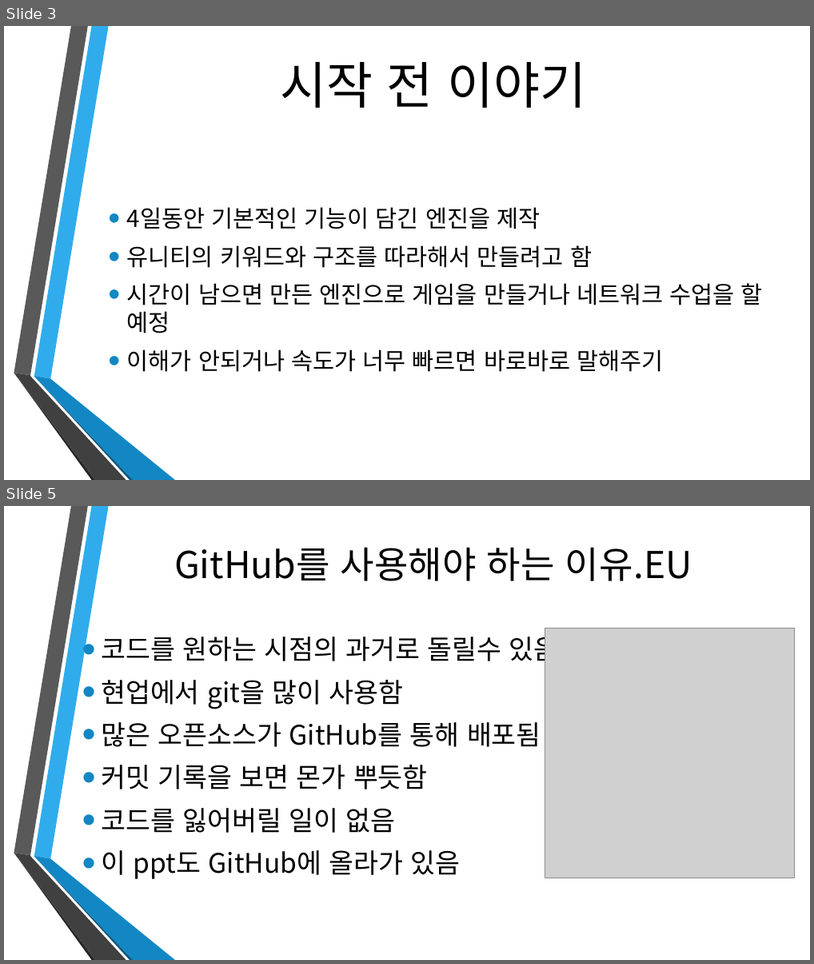
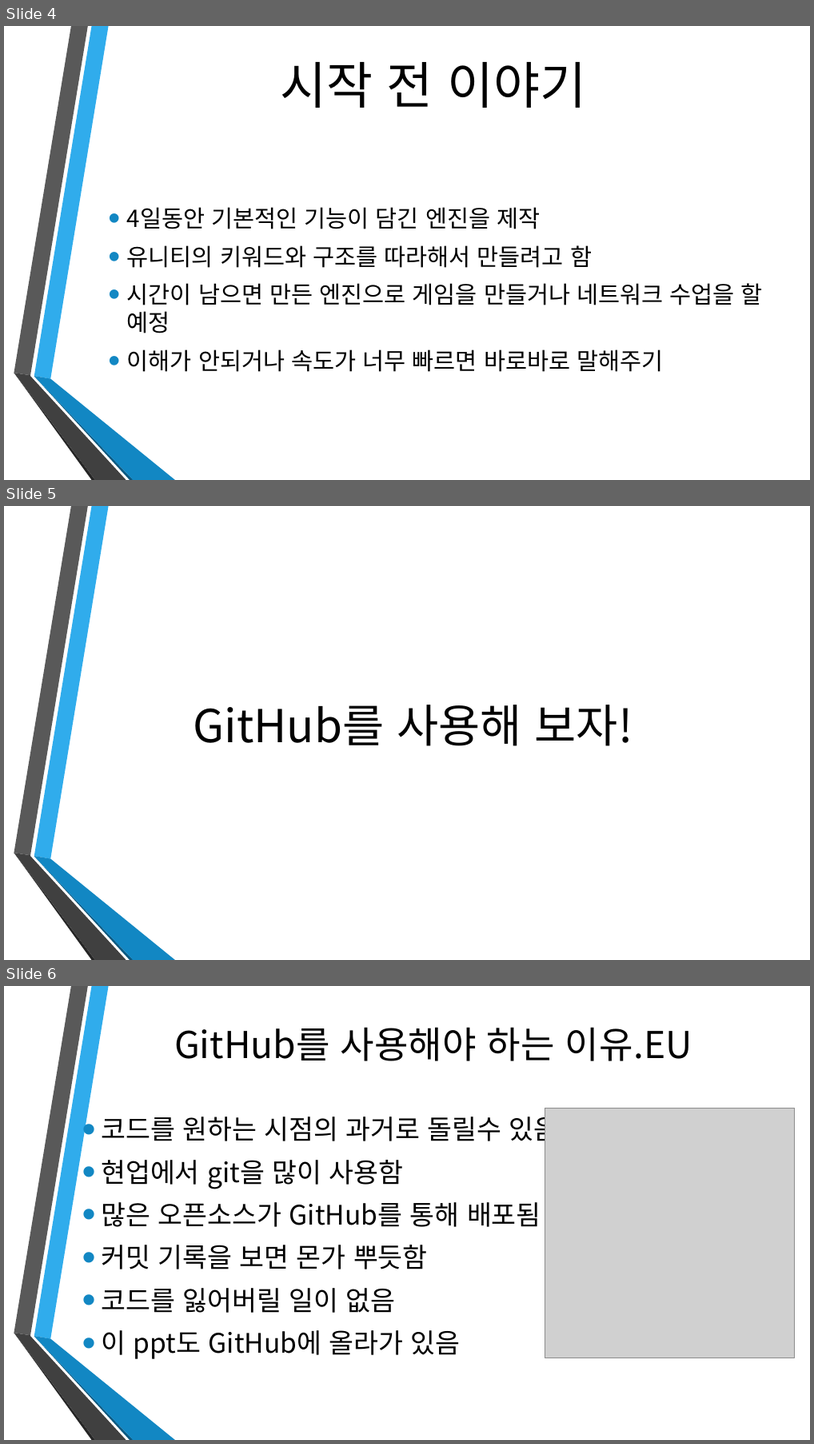
Before and after one commit to dat0613/AnioneHighSchoolPPT, a slide deck: 애니원 고등학교 강의 자료1.pptx. Shown one above the other, each under a label of ours: slides 3 and 5 before the commit, slides 4, 5 and 6 after it; the slides between them are not shown. The pictures are 814x964 and 814x1444 pixels, drawn with LibreOffice and Linux fonts; fonts in the diff are those of the drawing; grey boxes stand for pictures; background and template pictures are left out. Boxes give left, top, right and bottom in pixels: in the first picture for what was removed or moved away, otherwise in the second. Text is boxed around its words. In the diff, an @@ line names an element or a change of style, - is before the commit and + after.

```diff
--- a/애니원 고등학교 강의 자료1.pptx
+++ b/애니원 고등학교 강의 자료1.pptx
@@ slide 5 added at (x1=4, y1=506, x2=810, y2=960), background picture (left out); not listed: 6 template elements that a slide beside it also shows @@
@@ title added at (x1=194, y1=704, x2=634, y2=746), 54 pt, text #000000 @@
+GitHub를 사용해 보자!
@@ what was slide 3 is now slide 4 @@
@@ what was slide 5 is now slide 6 @@
```
Also in this commit, not shown: 3 slides changed, 3 other slides added, 5 slides removed, 1 other file.
